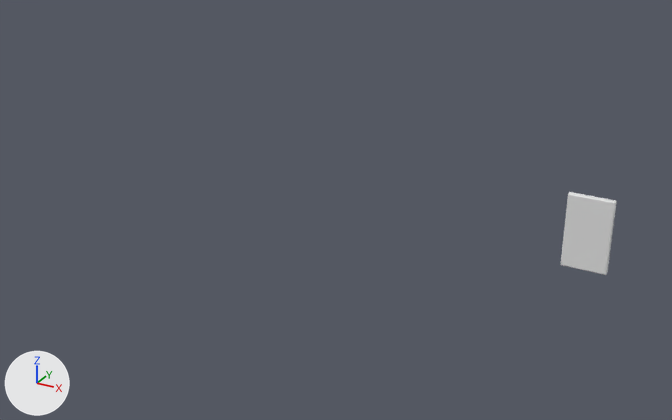
A saved change to the glTF model pspcase.glb.
Before and after are seen from a 50 mm lens placed at (41.8, -192.9, 88.7), pointed at (-56.6, -14.1, -0.8). The axes (+X, +Y, +Z) are drawn at lower left. The lights are the same throughout. The first picture is the older version. Materials are left out; every surface is plain grey. Where no turn or scale is listed for an object, it has been applied to the vertices.

Before the edit, the objects in view are built like this:
```python
me_cube_039 = bpy.data.meshes.new('Cube.039')
me_cube_039.from_pydata(...)  # 15 vertices, 16 faces; spans x 0.1..9.9, y -0.8, z -8.6..8.6
me_cube_039.materials.append(mat_foil)
ob_foilf = bpy.data.objects.new('foilf', me_cube_039)
ob_foilf.location = (-5.1, 0.0, 0.0)
```
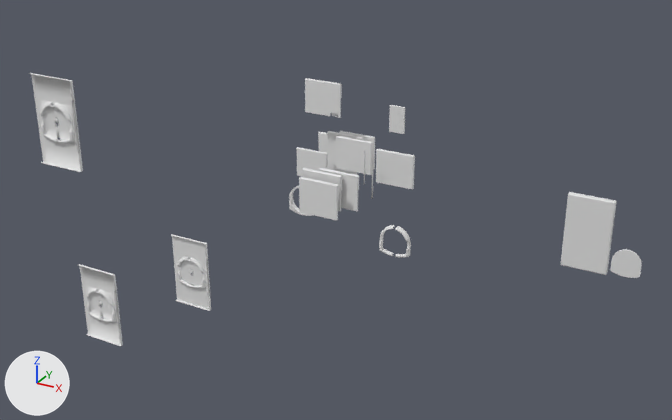
Not visible in the pictures: 'back.015'.

Where the newer file only moved an object's origin or applied its transform, the numbers keep the older frame.

Where the change shows, as pixel boxes (x1, y1, x2, y2) in the pictures (672 x 420 px):
'back.014', added: after (29, 73, 83, 172)
'back.009', added: after (78, 264, 123, 346)
'back.010', added: after (171, 234, 211, 311)
'Cube.011', added: after (299, 177, 339, 220)
'Cube.010', added: after (376, 149, 415, 189)
'front.001', added: after (305, 78, 342, 118)
'Cube.009', added: after (336, 136, 373, 175)
'Cube.007', added: after (319, 168, 359, 211)
'Cube.004', added: after (296, 147, 328, 176)
'Cube.008', added: after (302, 168, 342, 211)
'Cube.001', added: after (389, 105, 405, 134)
'transparentdisc', added: after (613, 251, 640, 276)
'Cube.006', added: after (327, 131, 363, 165)
'back.013', added: after (379, 225, 411, 258)
'portraitdisc', added: after (610, 250, 642, 278)
'Cube.005', added: after (339, 131, 375, 169)
'Cube.002', added: after (318, 132, 328, 153)
'portraitdisc.002', added: after (289, 185, 312, 216)
'disco.001', added: after (620, 258, 633, 269)
'Cube.003', added (mostly hidden): after (327, 163, 357, 175)
'backdisc', added: after (617, 249, 641, 274)

Patch to the scene script:
```diff
--- a/pspcase.glb.py
+++ b/pspcase.glb.py
@@ me_cube_003 @@
+me_cube_003.from_pydata([(5.25, -0.75, 8.9), (5.25, 0.0, 8.9), (5.25, -0.75, 0.0), (5.25, 0.0, 0.0), (0.0, -0.75, 8.9), (0.0, 0.0, 8.9), (0.0, -0.75, 0.0)], [], [(3, 1, 0), (3, 0, 2), (2, 0, 4), (2, 4, 6), (1, 5, 4), (1, 4, 0)])
@@ ob_front_001 @@
+ob_front_001 = bpy.data.objects.new('front.001', me_cube_033)  # 700 vertices, 1400 faces; spans x -5.11..5.25, y -0.76..0.13, z 0.0..8.9
+ob_front_001.location = (-72.4, 8.1, 14.5)
@@ ob_back_015 @@
+ob_back_015 = bpy.data.objects.new('back.015', me_cube_031)  # 620 vertices, 1086 faces; spans x -3.92..3.92, y 0.08..1.31, z -3.99..3.88
+ob_back_015.location = (-85.1, -71.9, 33.2)
@@ ob_back_014 @@
+ob_back_014 = bpy.data.objects.new('back.014', me_cube_030)  # 2441 vertices, 4905 faces; spans x -5.1..5.3, y -0.1..0.8, z -8.9..8.9
+ob_back_014.location = (-85.1, -71.9, 33.2)
@@ ob_back_013 @@
+ob_back_013 = bpy.data.objects.new('back.013', me_cube_029)  # 678 vertices, 1198 faces; spans x -3.92..3.92, y 0.08..1.31, z -3.99..3.88
+ob_back_013.location = (-43.0, -10.4, -7.8)
@@ ob_back_009 @@
+ob_back_009 = bpy.data.objects.new('back.009', me_cube_030.copy())
+ob_back_009.location = (-91.2, -59.9, -13.7)
@@ ob_back_010 @@
+ob_back_010 = bpy.data.objects.new('back.010', me_cube_020)  # 2337 vertices, 4654 faces; spans x -5.1..5.3, y -0.1..0.8, z -8.9..8.9
+ob_back_010.location = (-83.9, -36.6, -14.3)
@@ ob_portraitdisc_002 @@
+ob_portraitdisc_002 = bpy.data.objects.new('portraitdisc.002', me_cylinder_004)  # 347 vertices, 694 faces; spans x -1.0..1.0, y -1.03..1.0, z 0.17..1.0
+ob_portraitdisc_002.location = (-73.8, -1.3, -6.8)
+ob_portraitdisc_002.rotation_euler = (-1.571, 0.0, 3.142)  # degrees (-90, 0, 180)
+ob_portraitdisc_002.scale = (-3.99, -3.99, -1.56)
@@ ob_portraitdisc @@
+ob_portraitdisc = bpy.data.objects.new('portraitdisc', me_cylinder_015)  # 347 vertices, 694 faces; spans x -3.25..3.25, y -0.2..0.0, z -3.33..3.25
+ob_portraitdisc.location = (9.2, 0.1, -5.2)
@@ ob_backdisc @@
+ob_backdisc = bpy.data.objects.new('backdisc', me_cylinder_010)  # 325 vertices, 654 faces; spans x -3.25..3.25, y -0.06..0.2, z -3.33..3.25
+ob_backdisc.location = (9.2, 0.1, -5.2)
@@ ob_transparentdisc @@
+ob_transparentdisc = bpy.data.objects.new('transparentdisc', me_cylinder_007)  # 128 vertices, 256 faces; spans x -2.95..2.95, y -0.2..-0.18, z -2.95..2.95
+ob_transparentdisc.location = (9.2, 0.1, -5.2)
@@ ob_disco_001 @@
+ob_disco_001 = bpy.data.objects.new('disco.001', me_cylinder_003)  # a 32-sided cylinder along y spanning x -1.37..1.37, y -0.2..-0.18, z -1.37..1.37
+ob_disco_001.location = (9.2, 0.1, -5.2)
@@ ob_cube_011 @@
+ob_cube_011 = bpy.data.objects.new('Cube.011', me_cube_009)  # 358 vertices, 714 faces; spans x -5.11..5.25, y -0.76..0.0, z 0.0..8.9
+ob_cube_011.location = (-59.7, -16.6, -1.8)
@@ ob_cube_008 @@
+ob_cube_008 = bpy.data.objects.new('Cube.008', me_cube_009.copy())
+ob_cube_008.location = (-60.0, -14.5, -0.3)
@@ ob_cube_010 @@
+ob_cube_010 = bpy.data.objects.new('Cube.010', me_cube_017)  # 100 vertices, 193 faces; spans x -5.11..5.25, y -0.76..0.0, z 0.0..8.9
+ob_cube_010.location = (-51.3, 7.6, -0.9)
@@ ob_cube_009 @@
+ob_cube_009 = bpy.data.objects.new('Cube.009', me_cube_017.copy())
+ob_cube_009.location = (-64.3, 10.1, -0.4)
@@ ob_cube_006 @@
+ob_cube_006 = bpy.data.objects.new('Cube.006', me_cube_017.copy())
+ob_cube_006.location = (-68.2, 12.3, -0.4)
@@ ob_cube_005 @@
+ob_cube_005 = bpy.data.objects.new('Cube.005', me_cube_017.copy())
+ob_cube_005.location = (-65.6, 13.9, -0.4)
@@ ob_cube_007 @@
+ob_cube_007 = bpy.data.objects.new('Cube.007', me_cube_011)  # 133 vertices, 227 faces; spans x -5.28..5.25, y -0.76..0.0, z 0.0..8.9
+ob_cube_007.location = (-56.2, -13.2, 0.0)
@@ ob_cube_004 @@
+ob_cube_004 = bpy.data.objects.new('Cube.004', me_cube_011.copy())
+ob_cube_004.location = (-91.9, 35.3, -16.4)
@@ ob_cube_002 @@
+ob_cube_002 = bpy.data.objects.new('Cube.002', me_cube_006)  # 78 vertices, 128 faces; spans x -5.28..5.25, y -0.76..0.0, z 0.0..8.9
+ob_cube_002.location = (-89.6, 44.8, -13.8)
@@ ob_cube_003 @@
+ob_cube_003 = bpy.data.objects.new('Cube.003', me_cube_005)  # 78 vertices, 128 faces; spans x -5.28..5.25, y -0.76..0.0, z 0.0..8.9
+ob_cube_003.location = (-89.2, 49.4, -22.1)
@@ ob_cube_001 @@
+ob_cube_001 = bpy.data.objects.new('Cube.001', me_cube_003)
+ob_cube_001.location = (-82.5, 69.8, -10.2)
```
